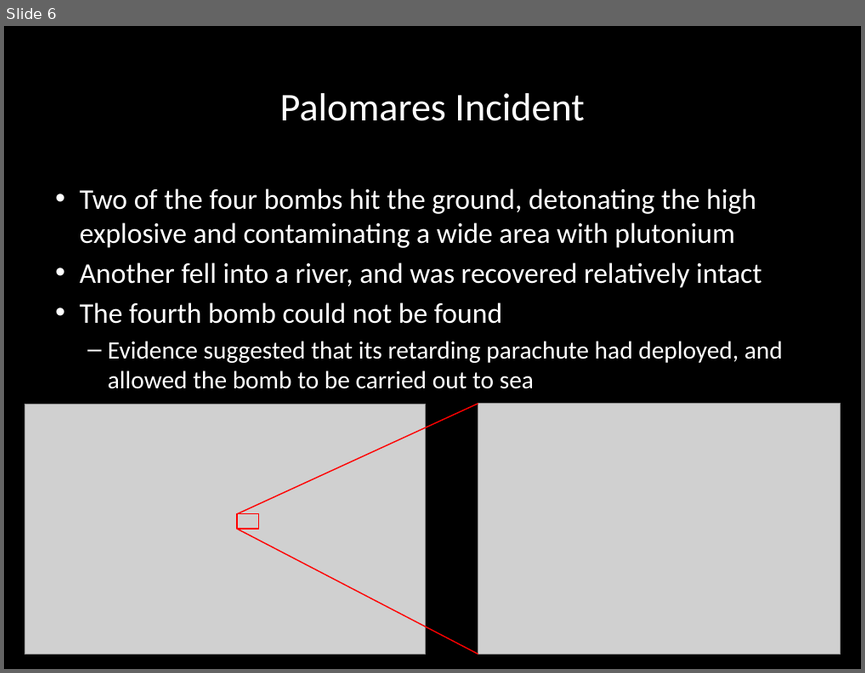
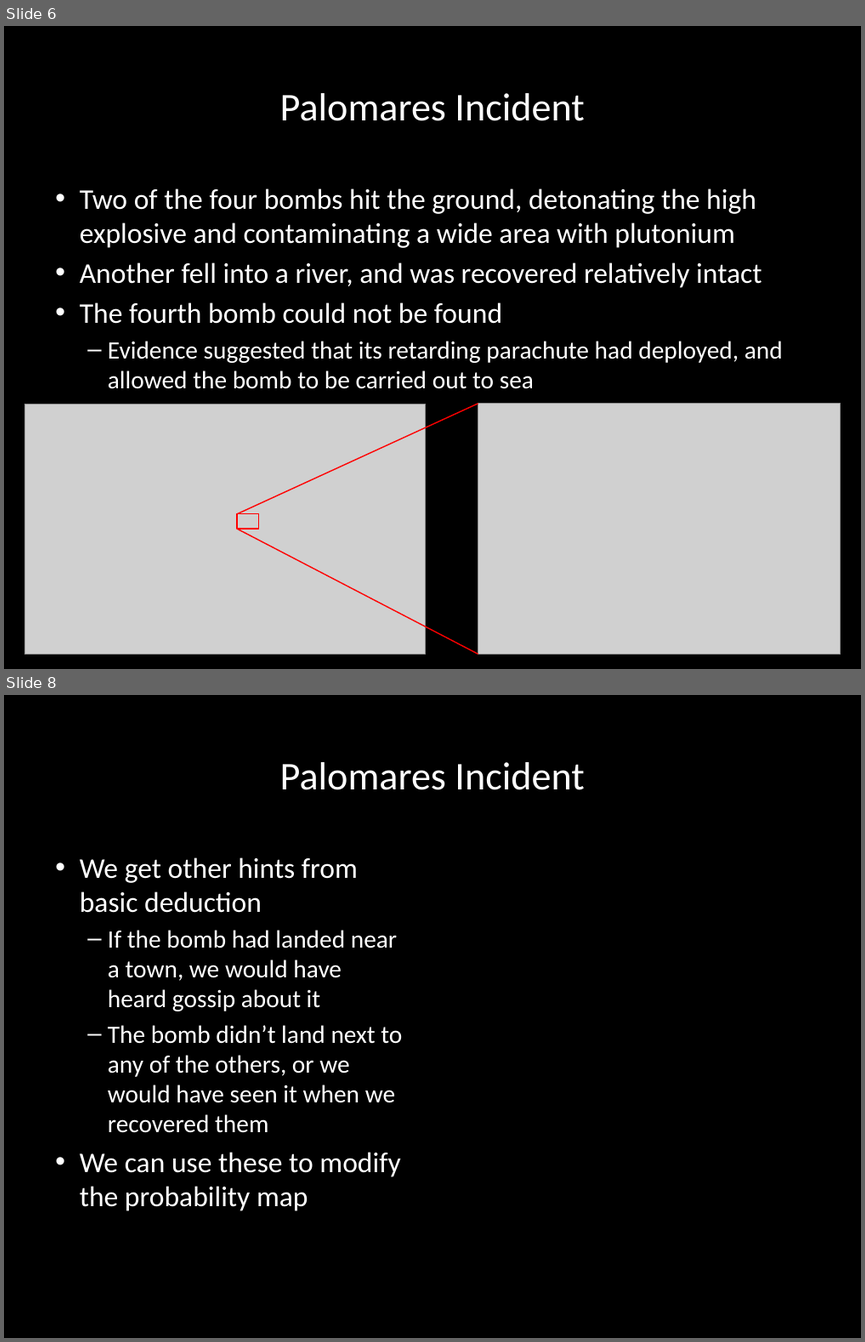
Before and after one commit to carlosgj/FRC-Training, a slide deck: Bayes.pptx. Shown one above the other, each under a label of ours: slide 6 before the commit, slides 6 and 8 after it; the slides between them are not shown. The pictures are 865x673 and 865x1342 pixels, drawn with LibreOffice and Linux fonts; fonts in the diff are those of the drawing; grey boxes stand for pictures; background and template pictures are left out. Boxes give left, top, right and bottom in pixels: in the first picture for what was removed or moved away, otherwise in the second. Text is boxed around its words. In the diff, an @@ line names an element or a change of style, - is before the commit and + after.

```diff
--- a/Bayes.pptx
+++ b/Bayes.pptx
@@ slide 8 added at (4, 695, 861, 1338), background #000000 @@
@@ title added at (280, 762, 584, 790), 33 pt, text #FFFFFF @@
+Palomares Incident
@@ text added at (80, 857, 402, 1211), 21 pt, text #FFFFFF @@
+• We get other hints from basic deduction
+  – If the bomb had landed near a town, we would have heard gossip about it
+  – The bomb didn’t land next to any of the others, or we would have seen it when we recovered them
+• We can use these to modify the probability map
```
Also in this commit, not shown: 1 other slide added.
